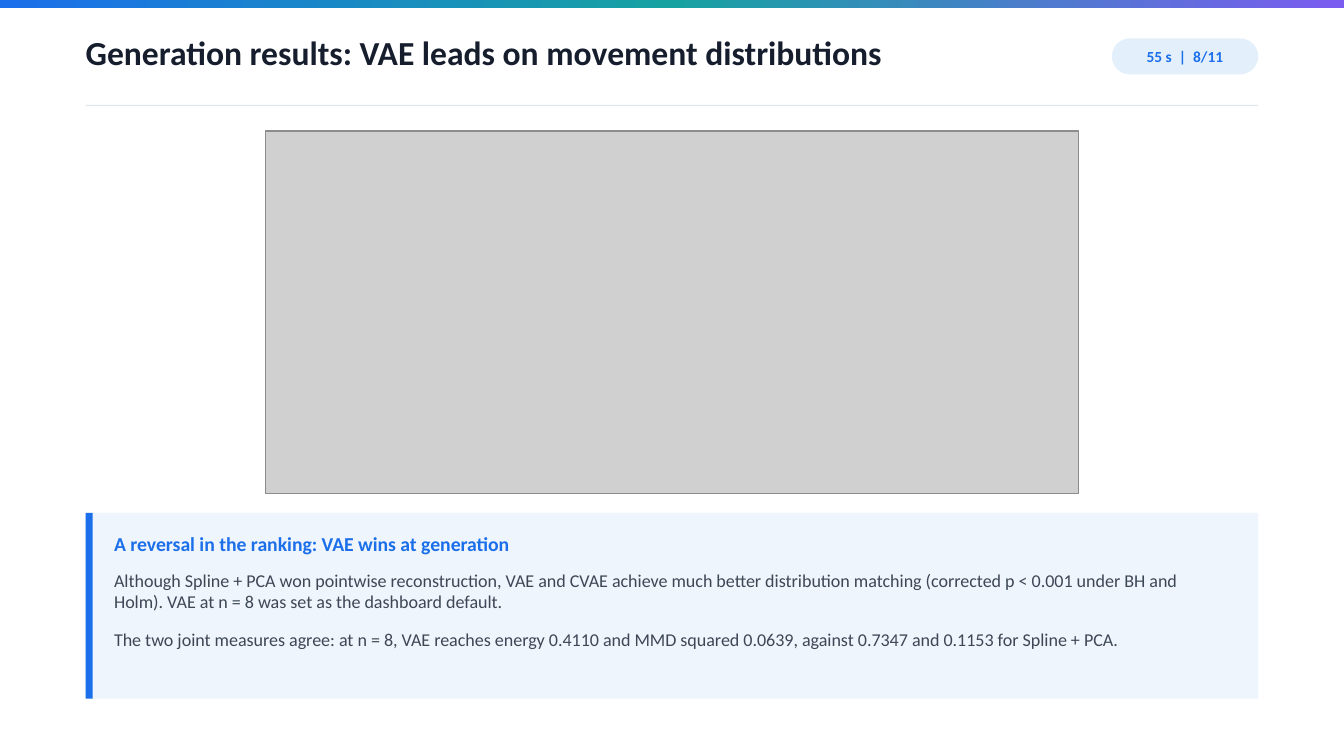
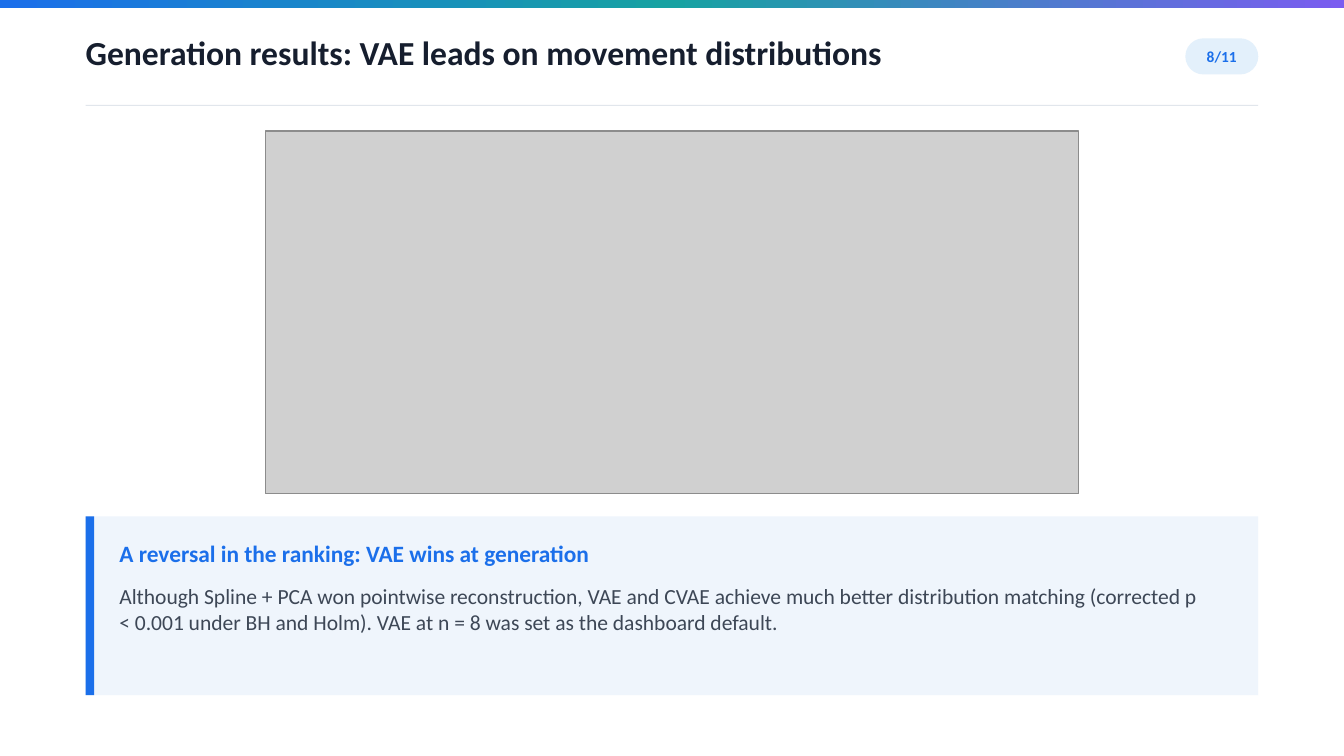
Before and after one commit to pazflashner/interception-movements-dl, a slide deck: slide 8 of production/Interception_Movements_Presentation_Styled.pptx. Drawn at 1344x756 pixels with LibreOffice and Linux fonts; fonts in the diff are those of the drawing; grey boxes stand for pictures. Boxes give left, top, right and bottom in pixels: in the first picture for what was removed or moved away, otherwise in the second. Text is boxed around its words. In the diff, an @@ line names an element or a change of style, - is before the commit and + after.

```diff
--- a/production/Interception_Movements_Presentation_Styled.pptx
+++ b/production/Interception_Movements_Presentation_Styled.pptx
@@ rounded rectangle "8/11": place and size @@
-rounded rectangle "8/11" at [1112,38,1258,75]
+rounded rectangle "8/11" at [1186,38,1258,75]
@@ text in rounded rectangle at [1207,51,1237,63]: text changed @@
-55 s | 8/11
+8/11
@@ rectangle: place and size @@
-rectangle at [86,513,1258,699]
+rectangle at [86,516,1258,695]
@@ rectangle: place and size @@
-rectangle at [86,513,93,699]
+rectangle at [86,516,94,695]
@@ text "A reversal in the ranking: ...": place and size @@
-text "A reversal in the ranking: ..." at [114,537,509,555]
+text "A reversal in the ranking: ..." at [119,545,589,566]
@@ text "A reversal in the ranking: ..." at [119,545,589,566]: size 14.1 to 16.7 pt @@
@@ text "Although Spline + PCA won ...": place and size @@
-text "Although Spline + PCA won ..." at [114,574,1177,611]
+text "Although Spline + PCA won ..." at [119,588,1196,633]
@@ text "Although Spline + PCA won ..." at [119,588,1196,633]: size 12.9 to 15.3 pt @@
@@ text removed at [114,633,1118,649] @@
-The two joint measures agree: at n = 8, VAE reaches energy 0.4110 and MMD squared 0.0639, against 0.7347 and 0.1153 for Spline + PCA.
```
Also in this commit, not shown: 10 other slides changed, 5 other files.
